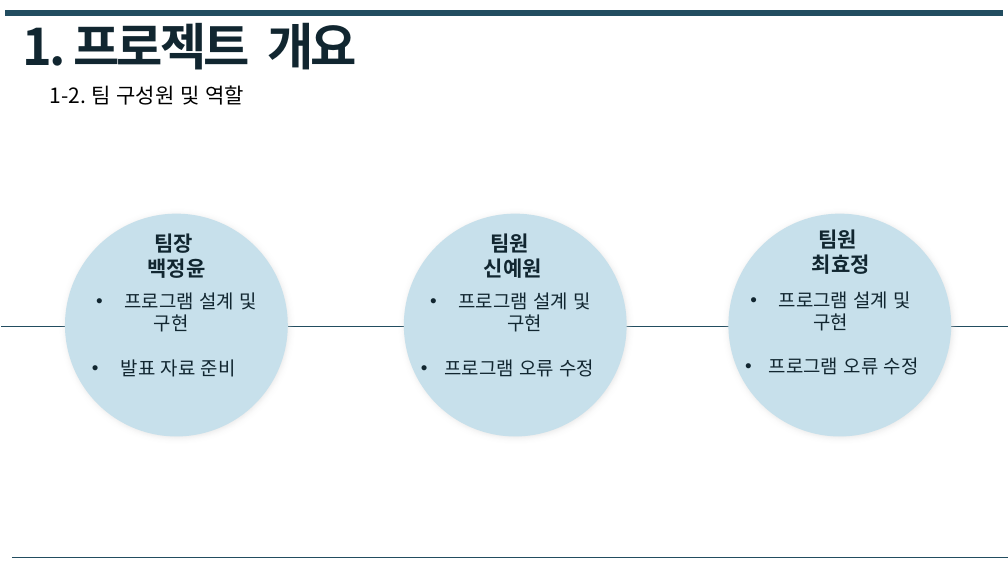
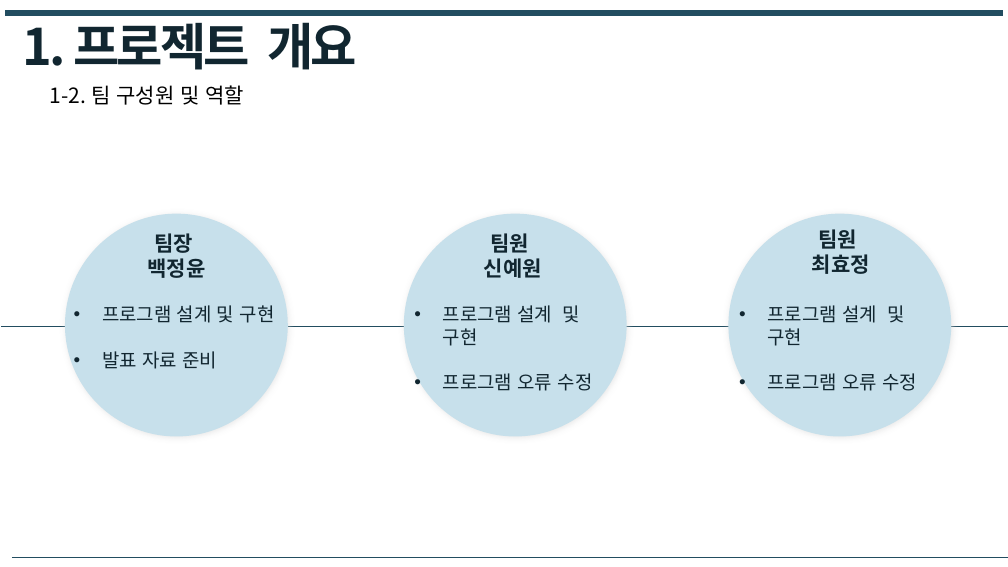
Before and after one commit to JeongYoonBaek/A11_BCS, a slide deck: slide 5 of 최종PPT/(C언어)A11_4조_BCS 최종발표.pptx. Drawn at 1008x567 pixels with LibreOffice and Linux fonts; fonts in the diff are those of the drawing. Boxes give left, top, right and bottom in pixels: in the first picture for what was removed or moved away, otherwise in the second. Text is boxed around its words. In the diff, an @@ line names an element or a change of style, - is before the commit and + after.

```diff
--- a/최종PPT/(C언어)A11_4조_BCS 최종발표.pptx
+++ b/최종PPT/(C언어)A11_4조_BCS 최종발표.pptx
@@ text "프로그램 설계 및 구현": place and size @@
-text "프로그램 설계 및 구현" at [459, 292, 590, 332]
+text "프로그램 설계 및 구현" at [443, 305, 593, 391]
@@ text at [102, 305, 275, 369]: text changed @@
-• 프로그램 설계 및
-구현
+• 프로그램 설계 및 구현
+• 발표 자료 준비
@@ text at [443, 305, 580, 346]: alignment centre to left @@
@@ text at [768, 305, 917, 391]: text changed @@
-• 프로그램 설계 및
-구현
+• 프로그램 설계 및 구현
+• 프로그램 오류 수정
@@ text removed at [121, 359, 236, 377] @@
-• 발표 자료 준비
@@ text removed at [445, 359, 594, 377] @@
-• 프로그램 오류 수정
@@ text removed at [769, 357, 919, 375] @@
-• 프로그램 오류 수정
@@ text at [443, 373, 593, 391]: paragraph added @@
+• 프로그램 오류 수정
```
Also in this commit, not shown: 13 other slides changed.
